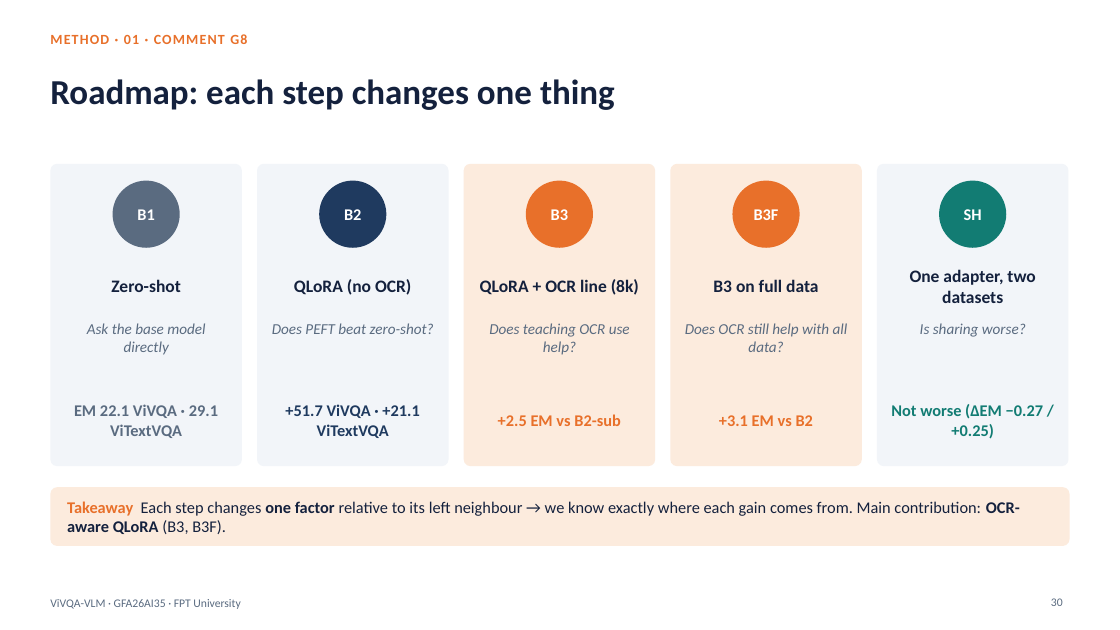
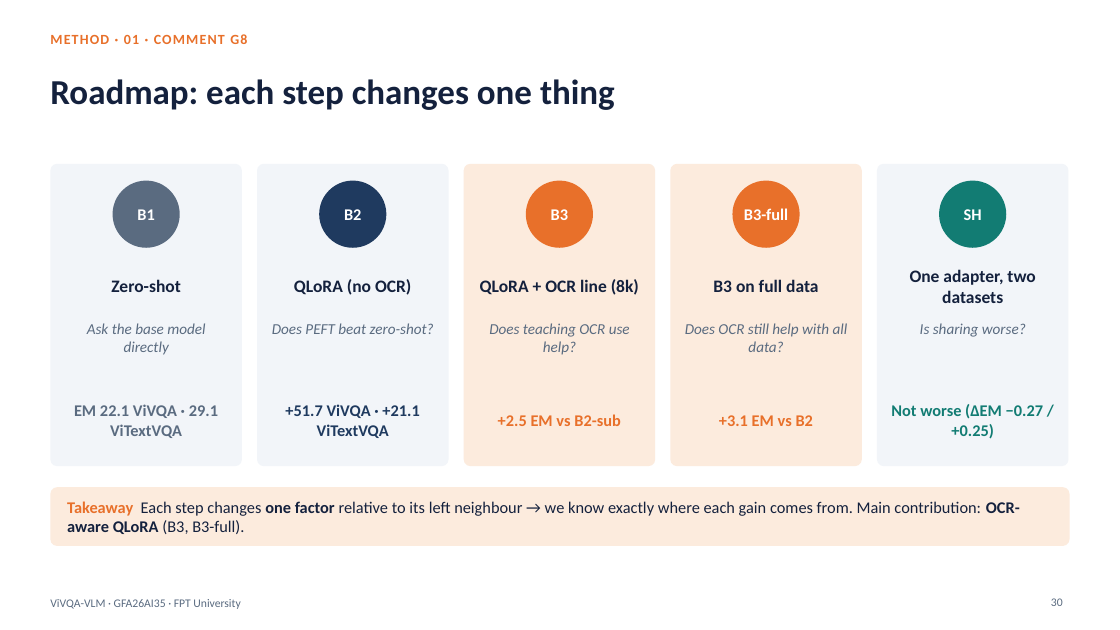
Before and after one commit to PLHGNAOH/ViVQA-VLM, a slide deck: slide 30 of docs/04_slides/KLTN_TA_Claude.pptx. Drawn at 1120x630 pixels with LibreOffice and Linux fonts; fonts in the diff are those of the drawing; background and template pictures are left out. Boxes give left, top, right and bottom in pixels: in the first picture for what was removed or moved away, otherwise in the second. Text is boxed around its words. In the diff, an @@ line names an element or a change of style, - is before the commit and + after.

```diff
--- a/docs/04_slides/KLTN_TA_Claude.pptx
+++ b/docs/04_slides/KLTN_TA_Claude.pptx
@@ text at [744, 208, 788, 220]: text changed @@
-B3F
+B3-full
@@ text at [67, 501, 1020, 534]: text changed @@
-Takeaway Each step changes one factor relative to its left neighbour → we know exactly where each gain comes from. Main contribution: OCR-aware QLoRA (B3, B3F).
+Takeaway Each step changes one factor relative to its left neighbour → we know exactly where each gain comes from. Main contribution: OCR-aware QLoRA (B3, B3-full).
```
Also in this commit, not shown: 5 other slides changed, 7 other files.
